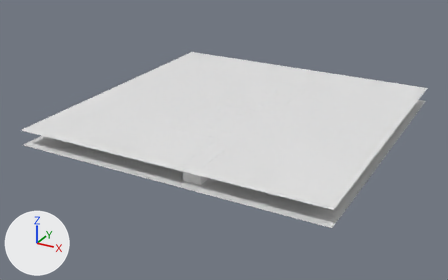
A saved change to the FBX model VR/Assets/Static.fbx.
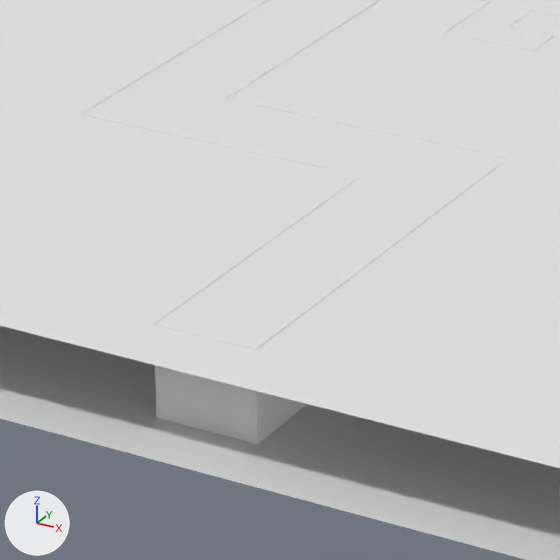
Each version is shown whole from a camera (50 mm lens) standing at (53.8, -113.2, 51.8) and looking at (-10.7, 4.0, -6.8), then close up on the part from 35% to 57% of the width and 38% to 73% of the height. The axes (+X, +Y, +Z) are drawn at lower left. The lights are the same throughout. Materials are left out; every surface is plain grey. Where no turn or scale is listed for an object, it has been applied to the vertices.

Names of what the first close-up shows: 'Mapa'.
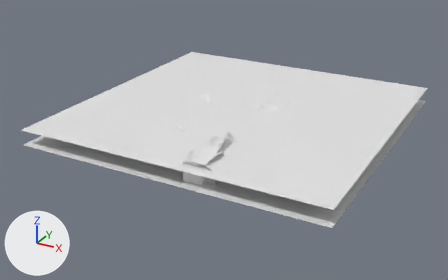
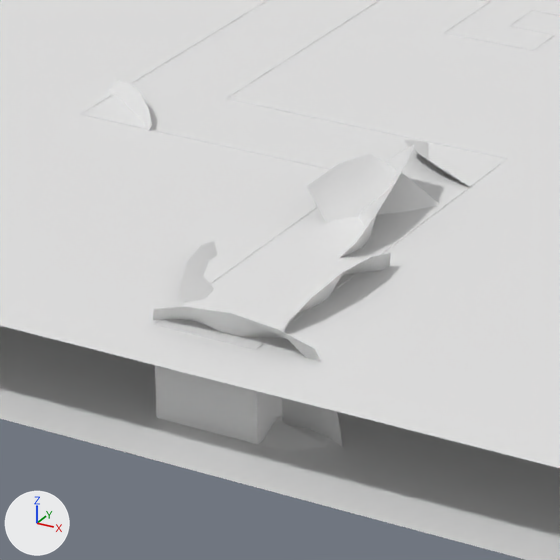
Diff of the bpy script that builds the scene:
```diff
--- a/VR/Assets/Static.fbx.py
+++ b/VR/Assets/Static.fbx.py
@@ me_mesh @@
 # used by ob_mapa; location = (-8.17, 8.04, -2.93)
-me_mesh.from_pydata(...)  # 60 vertices, 28 faces; spans x -35.0..35.0, y -35.0..35.0, z 0.0..3.5
+me_mesh.from_pydata(...)  # 1557 vertices, 1487 faces; spans x -35.0..35.0, y -35.0..35.0, z -2.6..5.3
+# me_mesh part 1: 1497 vertices added at x -13.3..12.0, y -33.2..24.4, z -2.6..5.3
+# me_mesh part 2: the surface is now shaded smooth
```

Pixel boxes (x1, y1, x2, y2) of what changed, in the close-ups (560 x 560 px):
part 1 of me_mesh, added: after (108, 80, 470, 451)
